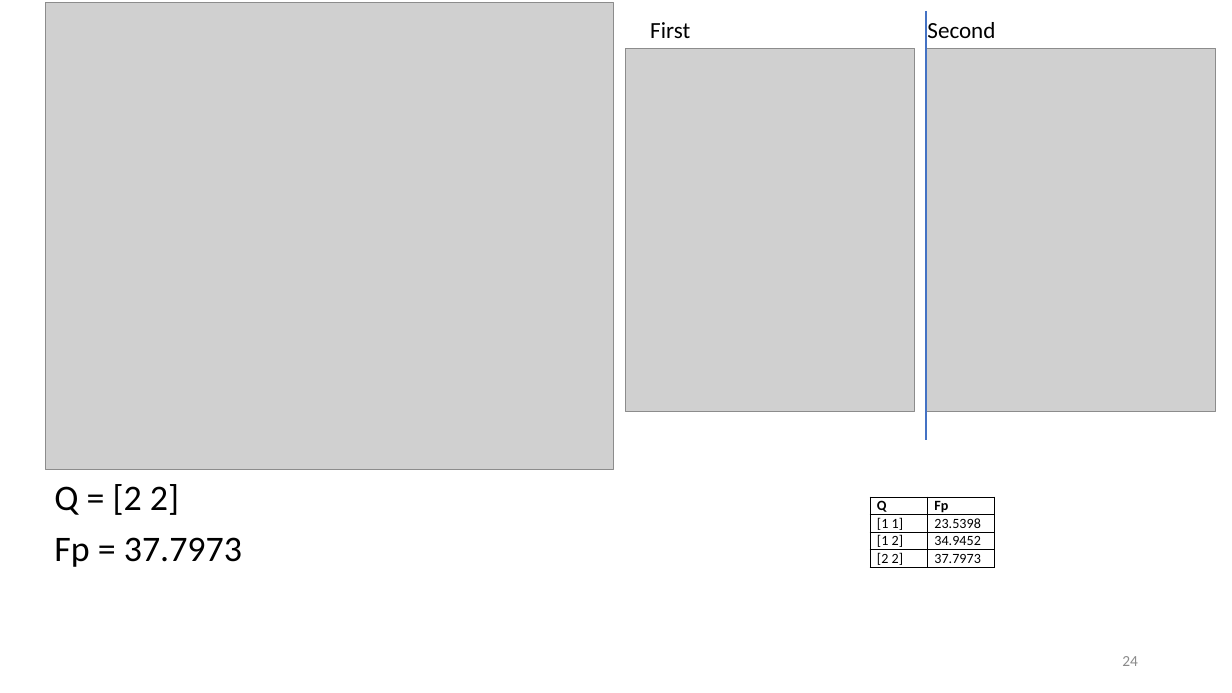
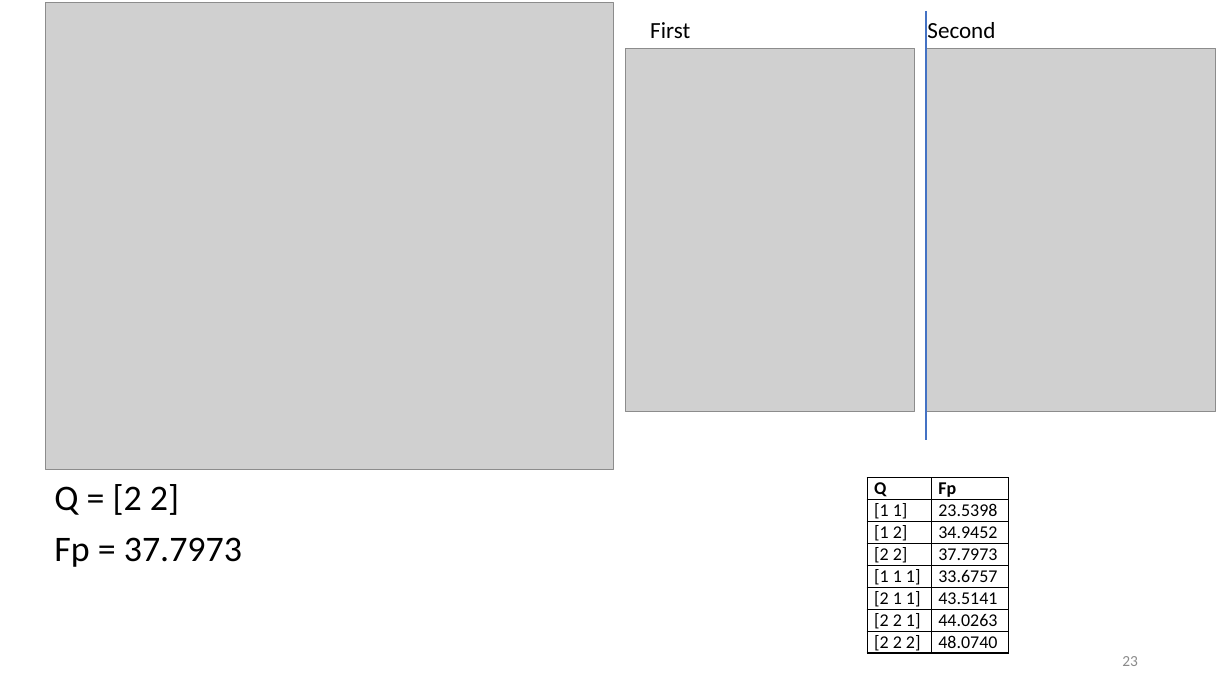
Before and after one commit to Yasmijnb/Git_Research-Practice, a slide deck: slide 23 of Results.pptx (slide 24 before the commit). Drawn at 1232x693 pixels with LibreOffice and Linux fonts; fonts in the diff are those of the drawing; grey boxes stand for pictures. Boxes give left, top, right and bottom in pixels: in the first picture for what was removed or moved away, otherwise in the second. Text is boxed around its words. In the diff, an @@ line names an element or a change of style, - is before the commit and + after.

```diff
--- a/Results.pptx
+++ b/Results.pptx
@@ table at [868, 478, 1010, 657] @@
+row 5: [1 1 1] | 33.6757
+row 6: [2 1 1] | 43.5141
+row 7: [2 2 1] | 44.0263
+row 8: [2 2 2] | 48.0740
@@ table: place and size @@
-table at [871, 497, 995, 569]
+table at [868, 478, 1010, 657]
@@ page number at [1122, 656, 1138, 666]: text changed @@
-24
+23
```
Also in this commit, not shown: 1 other slide changed, 9 slides added, 9 slides removed, 4 other files.
